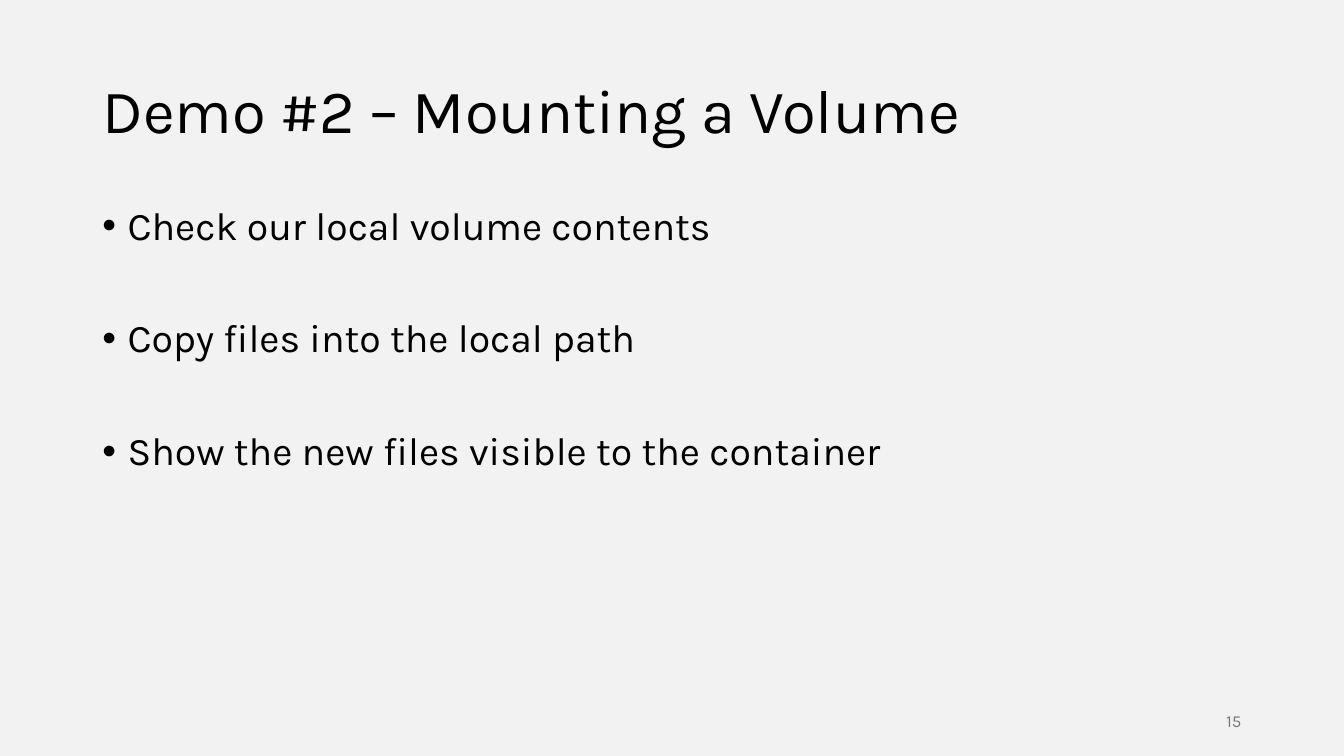
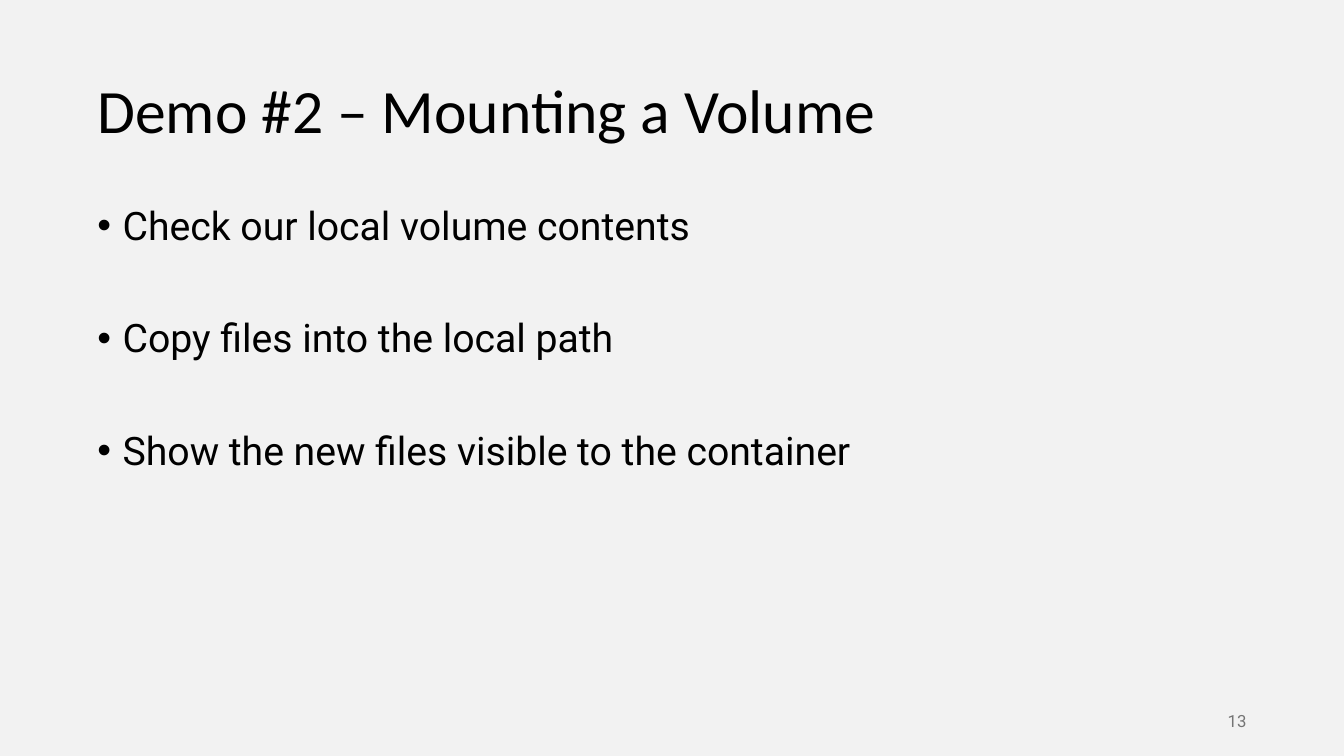
Before and after one commit to ilanham/Presentations, a slide deck: slide 13 of docker/Developing for SQL Server with Docker.pptx (slide 15 before the commit). Drawn at 1344x756 pixels with LibreOffice and Linux fonts; fonts in the diff are those of the drawing. Boxes give left, top, right and bottom in pixels: in the first picture for what was removed or moved away, otherwise in the second. Text is boxed around its words. In the diff, an @@ line names an element or a change of style, - is before the commit and + after.

```diff
--- a/docker/Developing for SQL Server with Docker.pptx
+++ b/docker/Developing for SQL Server with Docker.pptx
@@ title "Demo #2 – Mounting a ..." at (97, 90, 875, 144): font Karla to Calibri @@
@@ text "Check our local volume contents" at (123, 210, 851, 466): font Karla to Roboto @@
@@ page number removed at (1226, 716, 1241, 727) @@
-15
@@ page number added at (1228, 715, 1247, 727), 12 pt, text #757575 @@
+13
```
Also in this commit, not shown: 18 other slides changed, 1 slide added, 3 slides removed.
